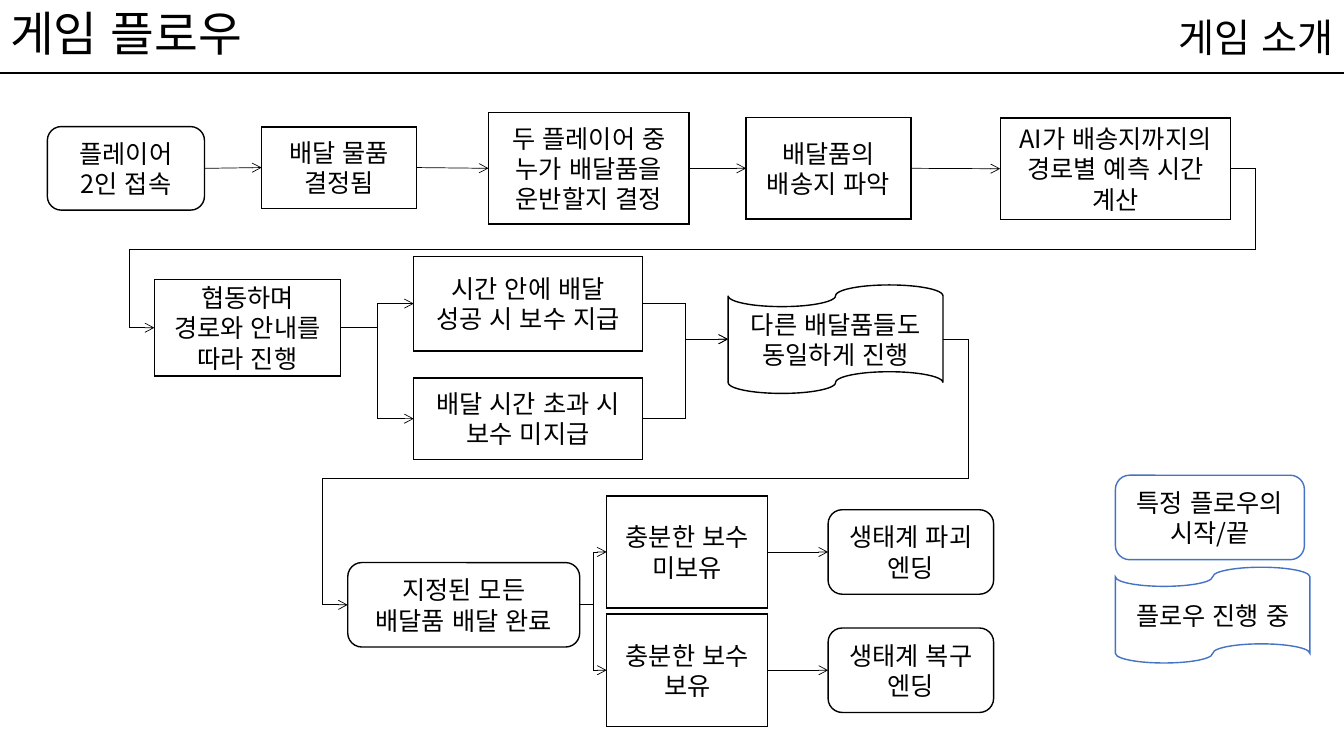
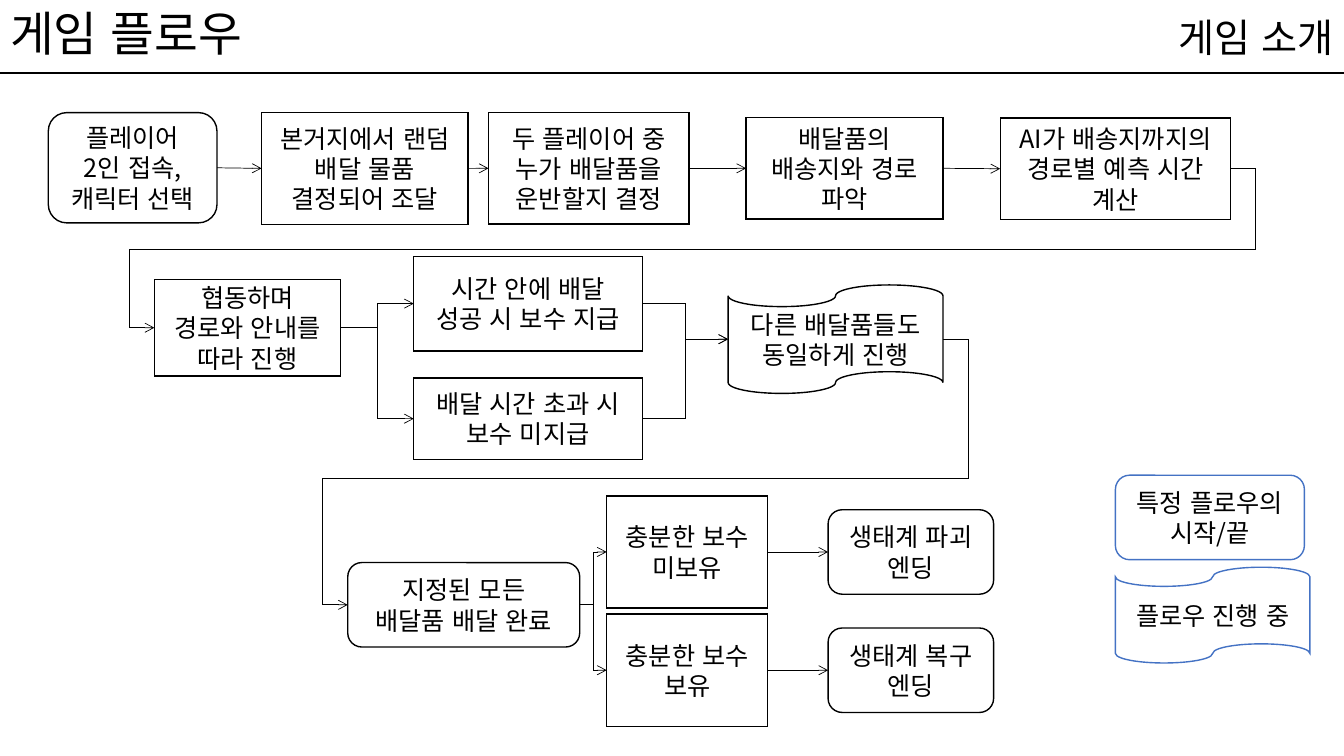
Before and after one commit to kwakyerin/2026_Graduation_Project, a slide deck: slide 9 of documents/HyunahKwon/design/designing/for_teammates/배트와 달트_기획서.pptx (slide 7 before the commit). Drawn at 1344x756 pixels with LibreOffice and Linux fonts; fonts in the diff are those of the drawing. Boxes give left, top, right and bottom in pixels: in the first picture for what was removed or moved away, otherwise in the second. Text is boxed around its words. In the diff, an @@ line names an element or a change of style, - is before the commit and + after.

```diff
--- a/documents/HyunahKwon/design/designing/for_teammates/배트와 달트_기획서.pptx
+++ b/documents/HyunahKwon/design/designing/for_teammates/배트와 달트_기획서.pptx
@@ rounded rectangle "플레이어 2인 접속, 캐릭터 선택" resized from (x1=47, y1=127, x2=205, y2=211) to (x1=48, y1=113, x2=217, y2=223) @@
@@ rectangle "본거지에서 랜덤 배달 물품 결정되어 ..." resized from (x1=262, y1=127, x2=417, y2=209) to (x1=262, y1=113, x2=469, y2=225) @@
@@ rectangle "배달품의 배송지와 경로 파악" resized from (x1=746, y1=118, x2=911, y2=220) to (x1=746, y1=118, x2=943, y2=220) @@
@@ text in rounded rectangle at (x1=71, y1=126, x2=194, y2=210): text changed @@
-플레이어
-2인 접속
+플레이어
+2인 접속,
+캐릭터 선택
@@ text in rectangle at (x1=280, y1=127, x2=449, y2=210): text changed @@
-배달 물품 결정됨
+본거지에서 랜덤 배달 물품
+결정되어 조달
@@ text in rectangle at (x1=771, y1=127, x2=917, y2=210): text changed @@
-배달품의
-배송지 파악
+배달품의
+배송지와 경로 파악
@@ arrow moved from (205, 168) - (262, 167) to (217, 167) - (262, 168) @@
@@ arrow moved from (416, 167) - (489, 168) to (468, 168) - (489, 168) @@
@@ arrow moved from (911, 168) - (1000, 168) to (944, 168) - (1000, 168) @@
```
Also in this commit, not shown: 21 other slides changed, 13 slides added, 1 slide removed, 3 other files.
